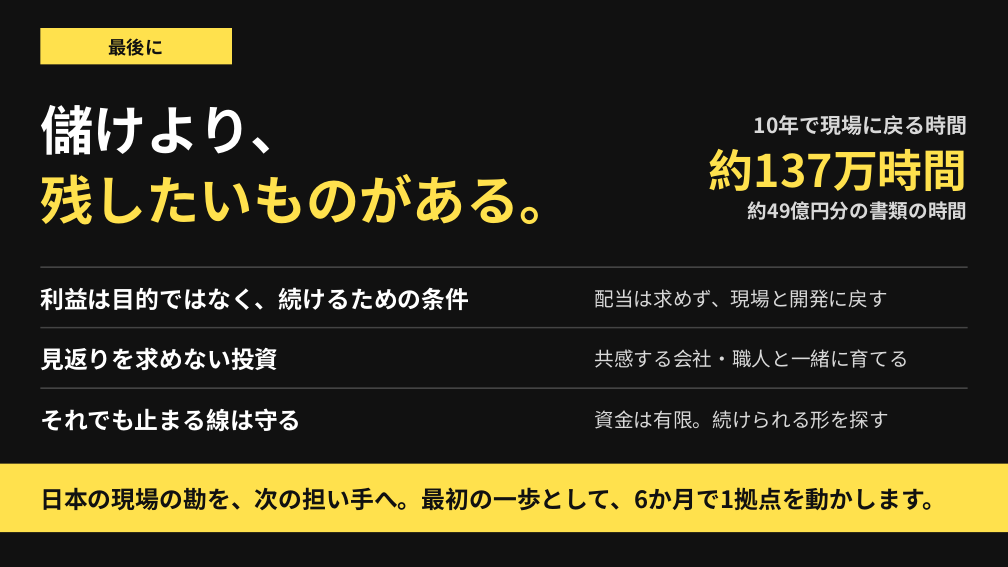
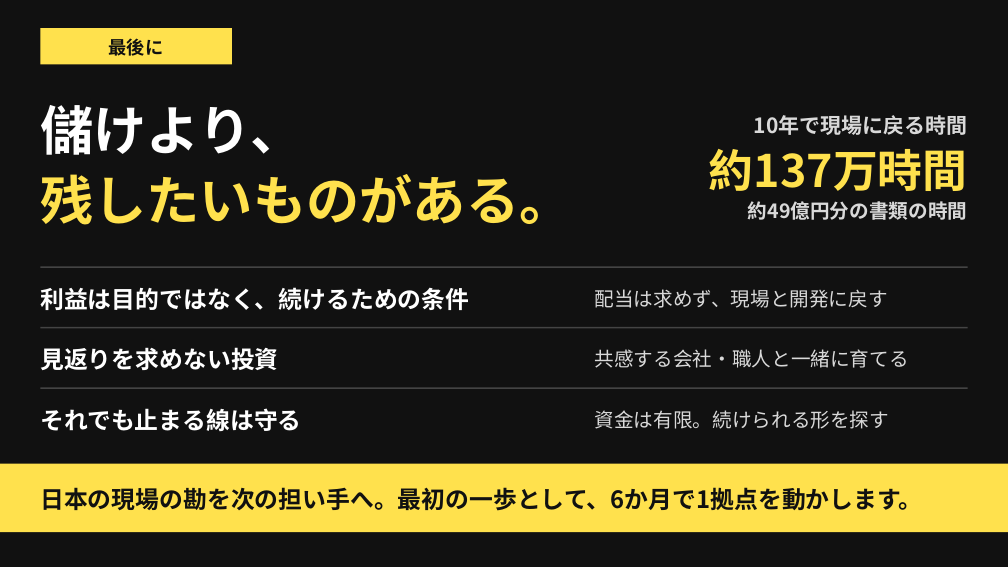
Before and after one commit to SEITOSHIKI/-ai-commute-audio-, a slide deck: slide 16 of deck/カンツギ_事業計画書_10分16枚版.pptx. Drawn at 1008x567 pixels with LibreOffice and Linux fonts; fonts in the diff are those of the drawing. Boxes give left, top, right and bottom in pixels: in the first picture for what was removed or moved away, otherwise in the second. Text is boxed around its words. In the diff, an @@ line names an element or a change of style, - is before the commit and + after.

```diff
--- a/deck/カンツギ_事業計画書_10分16枚版.pptx
+++ b/deck/カンツギ_事業計画書_10分16枚版.pptx
@@ text at <box>40,487,922,511</box>: text changed @@
-日本の現場の勘を、次の担い手へ。最初の一歩として、6か月で1拠点を動かします。
+日本の現場の勘を次の担い手へ。最初の一歩として、6か月で1拠点を動かします。
```
Also in this commit, not shown: 2 other slides changed, 34 other files.
